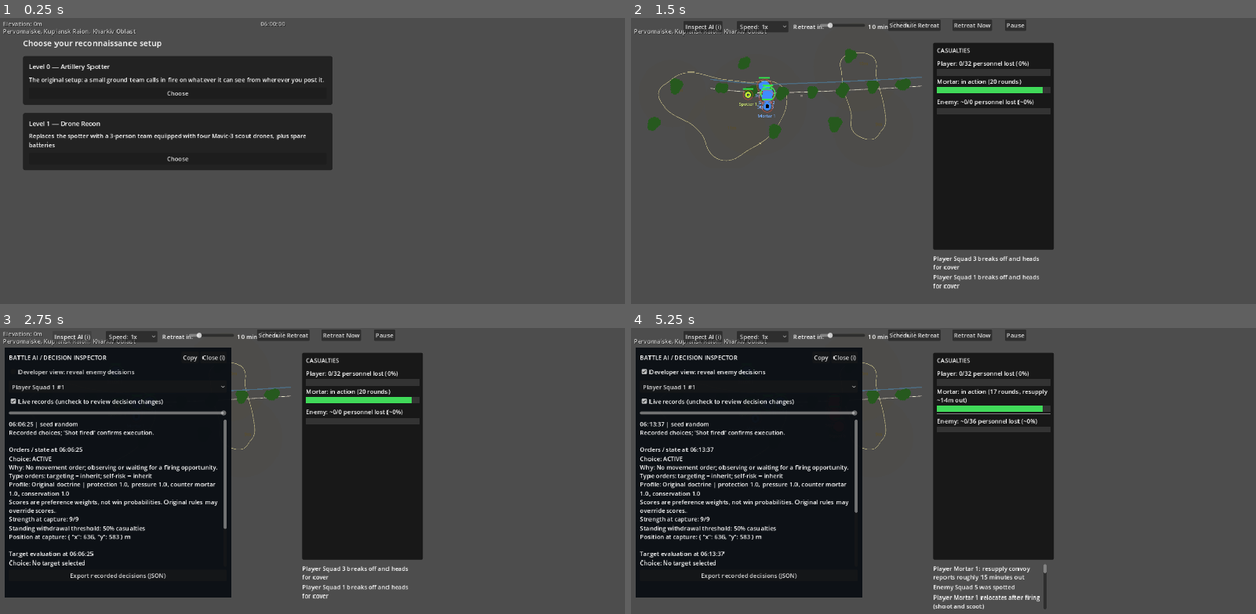
Above: before the commit, frames 1-4 (two rows, left to right).
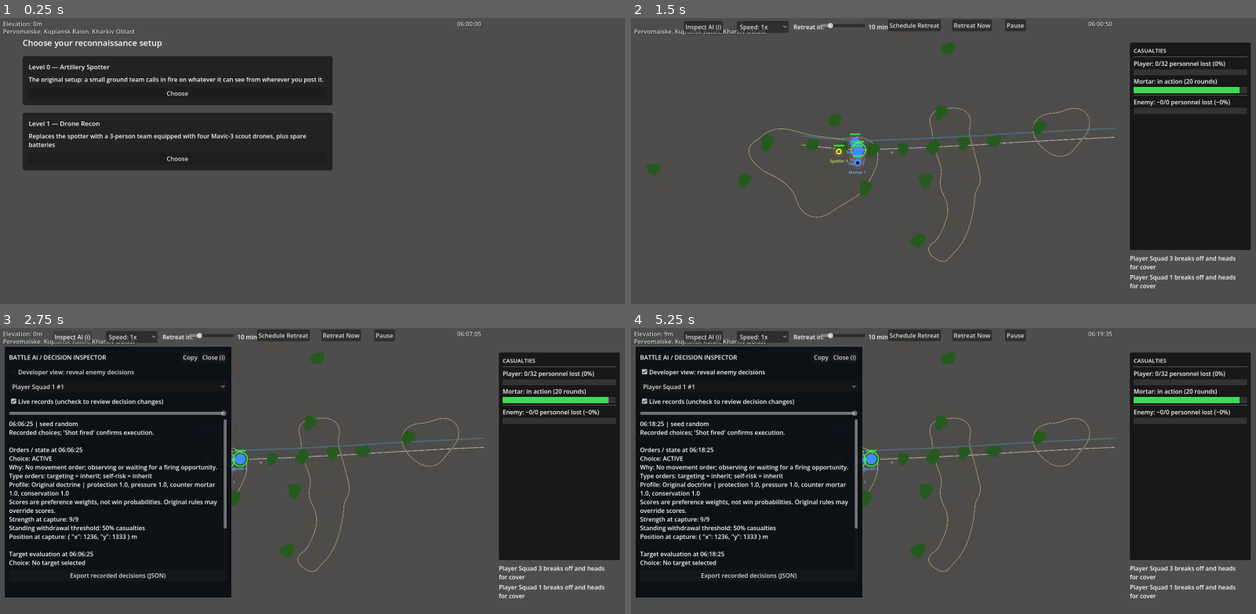
Above: after the commit, the same moments.

Repository: verybadcat/Drones
Game: Godot game, scene res://scenes/Main.tscn
The game is run twice, just before and just after one commit, with the same random seed, the same clock (stepped at 60 frames per second) and the same inputs.
Inputs (mouse positions are in pixels of both pictures, inside the frame that each line leads up to):
- Up to frame 1 (0.25 s): no input
- Up to frame 2 (1.5 s): click "Choose" at 0.5 s; click "Start Battle" at 1.25 s
- Up to frame 3 (2.75 s): click "Inspect AI (i)" at 2 s
- Up to frame 4 (5.25 s): click "Copy" at 2.75 s; click "Developer view: reveal enemy …" at 3.5 s; click "Player Squad 1 #1" at 4.25 s; tap Enter at 5 s; move the mouse to (1081, 456) at 5.02 s; hold D from 5.03 s (still down); tap I at 5.1 s; click (1081, 456) at 5.17 s

The runs differ from the first frame. In frame 1, 1.5% of the frame differs, in the area x 0-78%, y 1-51%; in frame 2, 32%; in frame 3, 33%; in frame 4, 34%, in the area x 0-100%, y 1-99%.

Commit message:
Widen Pervomaiske back to the game's standard 5000x3500m battlefield
The screenshot picked a place, an attack axis, and the canal-parallel-
to-road detail — never a scale. Restoring the map's dimensions to the
same 5000m x 3500m x 1500m-flank footprint every prior map (including
the original fictional one, before Moshchun) used, so the window fills
exactly as it did before.

Every position is translated by a constant offset rather than scaled,
so the hamlet keeps its old 30%/50% relative placement while the real,
source-derived local geometry (canal's 120m offset from the road,
building footprints) comes through unchanged rather than stretched.
Road, canal, and the hill/forest set extend into the newly visible
ground with more of the same countryside, giving the attacker more
approach distance to cross.

Co-Authored-By: Claude Sonnet 5 <noreply@anthropic.com>

Diff:
--- a/scripts/game_config.gd
+++ b/scripts/game_config.gd
@@ -60,6 +60,19 @@
 ## gently-rolling approximation from that and the visibly flat-to-gently-
 ## undulating farmland in the source imagery, not a survey.
 ##
+## The screenshot fixed the defended position, the attack's axis (due
+## east along the main road), and one specific real detail — the canal
+## running parallel to the road rather than perpendicular to it — but was
+## never meant to fix the map's own overall scale: it picked a REGION, not
+## a bounding box for the whole battle. So this map uses the same 5000m x
+## 3500m core (1500m west flank) every prior map here has used, rather
+## than a smaller footprint sized to just what the screenshot itself
+## showed — the extra ground beyond the screenshot's own frame is authored
+## as more of the same open, gently-rolling Kupiansk Raion farmland the
+## sourced imagery already established, not a new kind of terrain, and the
+## hamlet itself sits at the same 30%-across/50%-down position within the
+## frame that it always has.
+##
 ## The real attack direction here is simply due EAST — no rotation needed
 ## at all (screen-right already means real east, matching every other
 ## piece of this game's own east-attacker/west-defender convention), so
@@ -69,106 +82,136 @@
 	"location_subtitle": "Kupiansk Raion, Kharkiv Oblast",
 	"compass_north_screen_direction": Vector2(0.0, -1.0),
 
-	# Real place, real orientation, but genuinely a much smaller, more
-	# local engagement than Moshchun's (a rural crossroads hamlet, not a
-	# river-crossing battle for a approach to a capital) — the map's own
-	# real-world size is data specifically so a case like this doesn't
-	# have to awkwardly inherit a battlefield-sized footprint it doesn't
-	# need. Kept the same rough 3:2 aspect ratio as before, at roughly 60%
-	# linear scale.
-	"width_m": 3000.0,
-	"height_m": 2000.0,
-	"west_flank_width_m": 900.0,
-
-	"village_center": Vector2(900.0, 1000.0) * PIXELS_PER_METER,
+	# Matches this game's standard battlefield footprint — same as
+	# Moshchun and the original fictional map before it — rather than a
+	# size derived from the screenshot itself; see this dictionary's own
+	# doc comment above.
+	"width_m": 5000.0,
+	"height_m": 3500.0,
+	"west_flank_width_m": 1500.0,
+
+	"village_center": Vector2(1500.0, 1750.0) * PIXELS_PER_METER,
 
 	## Gently rolling farmland, not Moshchun's real ridgelines — see this
 	## dictionary's own doc comment for the regional elevation sourcing.
+	## The first five sit near the hamlet/road, exactly where the source
+	## imagery placed them; the rest fill the wider frame the screenshot
+	## itself didn't show (see the doc comment above).
 	"hills": [
-		{"center_m": Vector2(750.0, 1150.0), "radius_m": 480.0, "height_m": 12.0, "warp_harmonics": [
+		{"center_m": Vector2(1350.0, 1900.0), "radius_m": 480.0, "height_m": 12.0, "warp_harmonics": [
 			{"frequency": 2, "amplitude": 0.15, "phase": 0.5}, {"frequency": 3, "amplitude": 0.1, "phase": 2.0},
 		]}, # gentle rise around the hamlet
-		{"center_m": Vector2(2100.0, 650.0), "radius_m": 420.0, "height_m": 10.0, "warp_harmonics": [
+		{"center_m": Vector2(2700.0, 1400.0), "radius_m": 420.0, "height_m": 10.0, "warp_harmonics": [
 			{"frequency": 3, "amplitude": 0.14, "phase": 1.6}, {"frequency": 2, "amplitude": 0.12, "phase": 2.8},
 		]}, # rise on the attacker's approach, north side
-		{"center_m": Vector2(2300.0, 1450.0), "radius_m": 380.0, "height_m": 9.0, "warp_harmonics": [
+		{"center_m": Vector2(2900.0, 2200.0), "radius_m": 380.0, "height_m": 9.0, "warp_harmonics": [
 			{"frequency": 2, "amplitude": 0.16, "phase": 2.3}, {"frequency": 4, "amplitude": 0.08, "phase": 0.6},
 		]}, # rise south of the road, attacker side
-		{"center_m": Vector2(350.0, 1500.0), "radius_m": 380.0, "height_m": 11.0, "warp_harmonics": [
+		{"center_m": Vector2(950.0, 2250.0), "radius_m": 380.0, "height_m": 11.0, "warp_harmonics": [
 			{"frequency": 3, "amplitude": 0.15, "phase": 0.9}, {"frequency": 2, "amplitude": 0.11, "phase": 3.0},
 		]}, # rear rise, defender side
-		{"center_m": Vector2(-350.0, 1000.0), "radius_m": 320.0, "height_m": 10.0, "warp_harmonics": [
+		{"center_m": Vector2(250.0, 1750.0), "radius_m": 320.0, "height_m": 10.0, "warp_harmonics": [
 			{"frequency": 2, "amplitude": 0.14, "phase": 1.2}, {"frequency": 3, "amplitude": 0.1, "phase": 2.5},
-		]}, # west flank, gentle rise
+		]}, # well west of the hamlet, gentle rise
+		{"center_m": Vector2(4200.0, 1500.0), "radius_m": 450.0, "height_m": 13.0, "warp_harmonics": [
+			{"frequency": 2, "amplitude": 0.13, "phase": 0.8}, {"frequency": 3, "amplitude": 0.11, "phase": 1.9},
+		]}, # distant rise on the attacker's approach, far east — newly visible ground
+		{"center_m": Vector2(2600.0, 3100.0), "radius_m": 400.0, "height_m": 10.0, "warp_harmonics": [
+			{"frequency": 3, "amplitude": 0.15, "phase": 2.6}, {"frequency": 2, "amplitude": 0.1, "phase": 1.0},
+		]}, # southern farmland rise — newly visible ground
+		{"center_m": Vector2(2000.0, 300.0), "radius_m": 380.0, "height_m": 9.0, "warp_harmonics": [
+			{"frequency": 2, "amplitude": 0.14, "phase": 1.4}, {"frequency": 3, "amplitude": 0.12, "phase": 3.0},
+		]}, # northern farmland rise — newly visible ground
+		{"center_m": Vector2(-1100.0, 2300.0), "radius_m": 340.0, "height_m": 9.0, "warp_harmonics": [
+			{"frequency": 2, "amplitude": 0.15, "phase": 2.1}, {"frequency": 3, "amplitude": 0.09, "phase": 0.5},
+		]}, # deeper west-flank rise, rear area
 	],
 
 	# The hamlet itself: a genuinely small, compact cluster (not Moshchun's
 	# elongated riverside ribbon — this is a rural crossroads settlement,
 	# not a river-side one), plus one small outlying farmstead further
 	# along the road, matching the handful of separate structures visible
-	# in the source imagery.
+	# in the source imagery. Sizes match the source imagery exactly —
+	# widening the map's own frame doesn't make the real buildings bigger.
 	"terrain_zones": [
-		{"rect": Rect2(840.0 * PIXELS_PER_METER, 950.0 * PIXELS_PER_METER, 120.0 * PIXELS_PER_METER, 100.0 * PIXELS_PER_METER), "type": TerrainType.BUILDING}, # Pervomaiske
-		{"rect": Rect2(1335.0 * PIXELS_PER_METER, 1015.0 * PIXELS_PER_METER, 35.0 * PIXELS_PER_METER, 30.0 * PIXELS_PER_METER), "type": TerrainType.BUILDING}, # outlying farmstead
+		{"rect": Rect2(1440.0 * PIXELS_PER_METER, 1700.0 * PIXELS_PER_METER, 120.0 * PIXELS_PER_METER, 100.0 * PIXELS_PER_METER), "type": TerrainType.BUILDING}, # Pervomaiske
+		{"rect": Rect2(1935.0 * PIXELS_PER_METER, 1765.0 * PIXELS_PER_METER, 35.0 * PIXELS_PER_METER, 30.0 * PIXELS_PER_METER), "type": TerrainType.BUILDING}, # outlying farmstead
 	],
 
 	## Sparse, small patches — thin tree-lines along the road and canal
 	## (the dark fringes visible flanking both in the source imagery),
 	## plus a few scattered field-edge copses, NOT Moshchun's big rounded
 	## forest blocks. This is open farmland, not woodland — deliberately
-	## much less tree cover overall than Moshchun's map.
+	## much less tree cover overall than Moshchun's map. The first thirteen
+	## sit exactly where the source imagery placed them relative to the
+	## hamlet; the last four fill the wider frame the screenshot itself
+	## didn't show, in the same sparse style.
 	"forest_patches": [
-		{"center_m": Vector2(2700.0, 880.0), "radius_m": 80.0, "warp_harmonics": [
+		{"center_m": Vector2(3300.0, 1630.0), "radius_m": 80.0, "warp_harmonics": [
 			{"frequency": 2, "amplitude": 0.18, "phase": 0.4}, {"frequency": 3, "amplitude": 0.1, "phase": 2.1},
 		]}, # tree line, road/canal corridor
-		{"center_m": Vector2(2300.0, 905.0), "radius_m": 75.0, "warp_harmonics": [
+		{"center_m": Vector2(2900.0, 1655.0), "radius_m": 75.0, "warp_harmonics": [
 			{"frequency": 3, "amplitude": 0.16, "phase": 1.3}, {"frequency": 2, "amplitude": 0.12, "phase": 2.9},
 		]}, # tree line, road/canal corridor
-		{"center_m": Vector2(1900.0, 955.0), "radius_m": 85.0, "warp_harmonics": [
+		{"center_m": Vector2(2500.0, 1705.0), "radius_m": 85.0, "warp_harmonics": [
 			{"frequency": 2, "amplitude": 0.17, "phase": 2.2}, {"frequency": 4, "amplitude": 0.09, "phase": 0.5},
 		]}, # tree line, road/canal corridor
-		{"center_m": Vector2(1500.0, 980.0), "radius_m": 70.0, "warp_harmonics": [
+		{"center_m": Vector2(2100.0, 1730.0), "radius_m": 70.0, "warp_harmonics": [
 			{"frequency": 3, "amplitude": 0.15, "phase": 0.8}, {"frequency": 2, "amplitude": 0.13, "phase": 2.6},
 		]}, # tree line, road/canal corridor
-		{"center_m": Vector2(1100.0, 995.0), "radius_m": 80.0, "warp_harmonics": [
+		{"center_m": Vector2(1700.0, 1745.0), "radius_m": 80.0, "warp_harmonics": [
 			{"frequency": 2, "amplitude": 0.16, "phase": 1.9}, {"frequency": 3, "amplitude": 0.11, "phase": 0.3},
 		]}, # tree line, road/canal corridor, near the hamlet
-		{"center_m": Vector2(700.0, 965.0), "radius_m": 75.0, "warp_harmonics": [
+		{"center_m": Vector2(1300.0, 1715.0), "radius_m": 75.0, "warp_harmonics": [
 			{"frequency": 3, "amplitude": 0.14, "phase": 2.7}, {"frequency": 2, "amplitude": 0.12, "phase": 0.6},
 		]}, # tree line, road/canal corridor, near the hamlet
-		{"center_m": Vector2(300.0, 925.0), "radius_m": 70.0, "warp_harmonics": [
+		{"center_m": Vector2(900.0, 1675.0), "radius_m": 70.0, "warp_harmonics": [
 			{"frequency": 2, "amplitude": 0.15, "phase": 0.2}, {"frequency": 4, "amplitude": 0.08, "phase": 2.4},
 		]}, # tree line, road/canal corridor, toward the rear
-		{"center_m": Vector2(1800.0, 1400.0), "radius_m": 90.0, "warp_harmonics": [
+		{"center_m": Vector2(2400.0, 2150.0), "radius_m": 90.0, "warp_harmonics": [
 			{"frequency": 3, "amplitude": 0.16, "phase": 1.1}, {"frequency": 2, "amplitude": 0.1, "phase": 3.0},
 		]}, # field-edge copse, attacker side
-		{"center_m": Vector2(1000.0, 1500.0), "radius_m": 85.0, "warp_harmonics": [
+		{"center_m": Vector2(1600.0, 2250.0), "radius_m": 85.0, "warp_harmonics": [
 			{"frequency": 2, "amplitude": 0.14, "phase": 2.5}, {"frequency": 3, "amplitude": 0.12, "phase": 0.7},
 		]}, # field-edge copse, south of the hamlet
-		{"center_m": Vector2(2000.0, 500.0), "radius_m": 80.0, "warp_harmonics": [
+		{"center_m": Vector2(2600.0, 1250.0), "radius_m": 80.0, "warp_harmonics": [
 			{"frequency": 3, "amplitude": 0.15, "phase": 0.3}, {"frequency": 2, "amplitude": 0.11, "phase": 2.2},
 		]}, # field-edge copse, attacker approach north
-		{"center_m": Vector2(600.0, 600.0), "radius_m": 75.0, "warp_harmonics": [
+		{"center_m": Vector2(1200.0, 1350.0), "radius_m": 75.0, "warp_harmonics": [
 			{"frequency": 2, "amplitude": 0.17, "phase": 1.7}, {"frequency": 4, "amplitude": 0.08, "phase": 3.1},
 		]}, # field-edge copse, rear north
-		{"center_m": Vector2(-300.0, 900.0), "radius_m": 90.0, "warp_harmonics": [
+		{"center_m": Vector2(300.0, 1650.0), "radius_m": 90.0, "warp_harmonics": [
 			{"frequency": 3, "amplitude": 0.14, "phase": 0.6}, {"frequency": 2, "amplitude": 0.13, "phase": 2.8},
-		]}, # west flank copse
-		{"center_m": Vector2(-600.0, 1400.0), "radius_m": 80.0, "warp_harmonics": [
+		]}, # field copse west of the hamlet
+		{"center_m": Vector2(0.0, 2150.0), "radius_m": 80.0, "warp_harmonics": [
 			{"frequency": 2, "amplitude": 0.16, "phase": 2.0}, {"frequency": 3, "amplitude": 0.1, "phase": 0.4},
-		]}, # west flank copse, south
+		]}, # field copse southwest of the hamlet, near the flank boundary
+		{"center_m": Vector2(3900.0, 1450.0), "radius_m": 80.0, "warp_harmonics": [
+			{"frequency": 2, "amplitude": 0.13, "phase": 1.5}, {"frequency": 3, "amplitude": 0.09, "phase": 0.2},
+		]}, # tree line, far east approach — newly visible ground
+		{"center_m": Vector2(2300.0, 2950.0), "radius_m": 85.0, "warp_harmonics": [
+			{"frequency": 3, "amplitude": 0.14, "phase": 2.9}, {"frequency": 2, "amplitude": 0.1, "phase": 1.1},
+		]}, # field-edge copse, newly visible southern farmland
+		{"center_m": Vector2(2700.0, 400.0), "radius_m": 80.0, "warp_harmonics": [
+			{"frequency": 2, "amplitude": 0.15, "phase": 0.6}, {"frequency": 3, "amplitude": 0.11, "phase": 2.3},
+		]}, # field-edge copse, newly visible northern farmland
+		{"center_m": Vector2(-1200.0, 2000.0), "radius_m": 75.0, "warp_harmonics": [
+			{"frequency": 3, "amplitude": 0.16, "phase": 1.8}, {"frequency": 2, "amplitude": 0.12, "phase": 0.3},
+		]}, # west flank copse, deeper rear
 	],
 
 	"road_width_m": 6.0,
 	"road_waypoints_m": [
-		Vector2(2950.0, 900.0),
-		Vector2(2500.0, 930.0),
-		Vector2(2100.0, 950.0),
-		Vector2(1700.0, 970.0),
-		Vector2(1300.0, 985.0),
-		Vector2(900.0, 1000.0), # the hamlet
-		Vector2(500.0, 970.0),
-		Vector2(150.0, 930.0),
+		Vector2(4900.0, 1580.0), # newly visible ground — extends the attacker's approach to the wider frame
+		Vector2(4200.0, 1615.0), # newly visible ground
+		Vector2(3550.0, 1650.0),
+		Vector2(3100.0, 1680.0),
+		Vector2(2700.0, 1700.0),
+		Vector2(2300.0, 1720.0),
+		Vector2(1900.0, 1735.0),
+		Vector2(1500.0, 1750.0), # the hamlet
+		Vector2(1100.0, 1720.0),
+		Vector2(750.0, 1680.0),
 	],
 
 	## The drainage canal visible in the source imagery, running roughly
@@ -179,50 +222,53 @@
 	## channels are a genuine infantry/vehicle obstacle) except at the one
 	## crossing near the hamlet, where a real culvert/crossing point is
 	## plausible. Narrower than Moshchun's river — this is a canal, not a
-	## real river.
+	## real river. A constant 120m south of the road throughout (matching
+	## the source imagery), including along the two new far-east legs.
 	"river": {
 		"width_m": 15.0,
-		"crossing_point_m": Vector2(900.0, 880.0), # sits exactly on path_m below, at the hamlet's own longitude
+		"crossing_point_m": Vector2(1500.0, 1630.0), # sits exactly on path_m below, at the hamlet's own longitude
 		"crossing_gap_m": 50.0,
 		"path_m": [
-			Vector2(2950.0, 780.0),
-			Vector2(2500.0, 810.0),
-			Vector2(2100.0, 830.0),
-			Vector2(1700.0, 850.0),
-			Vector2(1300.0, 865.0),
-			Vector2(900.0, 880.0), # the crossing
-			Vector2(500.0, 850.0),
-			Vector2(150.0, 810.0),
+			Vector2(4900.0, 1460.0), # newly visible ground
+			Vector2(4200.0, 1495.0), # newly visible ground
+			Vector2(3550.0, 1530.0),
+			Vector2(3100.0, 1560.0),
+			Vector2(2700.0, 1580.0),
+			Vector2(2300.0, 1600.0),
+			Vector2(1900.0, 1615.0),
+			Vector2(1500.0, 1630.0), # the crossing
+			Vector2(1100.0, 1600.0),
+			Vector2(750.0, 1560.0),
 		],
 	},
 
 	"player": {
-		"deployment_zone": Rect2(150.0 * PIXELS_PER_METER, 100.0 * PIXELS_PER_METER, 1600.0 * PIXELS_PER_METER, 1800.0 * PIXELS_PER_METER),
-		"mortar_deployment_zone": Rect2(30.0 * PIXELS_PER_METER, 60.0 * PIXELS_PER_METER, 1350.0 * PIXELS_PER_METER, 1900.0 * PIXELS_PER_METER),
-		"spotter_deployment_zone": Rect2(30.0 * PIXELS_PER_METER, 30.0 * PIXELS_PER_METER, 2940.0 * PIXELS_PER_METER, 1940.0 * PIXELS_PER_METER),
+		"deployment_zone": Rect2(150.0 * PIXELS_PER_METER, 100.0 * PIXELS_PER_METER, 2200.0 * PIXELS_PER_METER, 3300.0 * PIXELS_PER_METER),
+		"mortar_deployment_zone": Rect2(30.0 * PIXELS_PER_METER, 60.0 * PIXELS_PER_METER, 1950.0 * PIXELS_PER_METER, 3400.0 * PIXELS_PER_METER),
+		"spotter_deployment_zone": Rect2(30.0 * PIXELS_PER_METER, 30.0 * PIXELS_PER_METER, 4940.0 * PIXELS_PER_METER, 3440.0 * PIXELS_PER_METER),
 		"default_squad_positions": [
-			Vector2(790.0, 950.0) * PIXELS_PER_METER,
-			Vector2(910.0, 1000.0) * PIXELS_PER_METER,
-			Vector2(810.0, 1080.0) * PIXELS_PER_METER,
+			Vector2(1390.0, 1700.0) * PIXELS_PER_METER,
+			Vector2(1510.0, 1750.0) * PIXELS_PER_METER,
+			Vector2(1410.0, 1830.0) * PIXELS_PER_METER,
 		],
 		# South of the hamlet's own building footprint and clear of the
 		# canal — a mortar can never be set up inside a building or
 		# dragged into one.
-		"mortar_default_position": Vector2(900.0, 1170.0) * PIXELS_PER_METER,
-		"spotter_default_position": Vector2(650.0, 1020.0) * PIXELS_PER_METER,
+		"mortar_default_position": Vector2(1500.0, 1920.0) * PIXELS_PER_METER,
+		"spotter_default_position": Vector2(1250.0, 1770.0) * PIXELS_PER_METER,
 	},
 
 	"enemy": {
-		"spawn_x": 2950.0 * PIXELS_PER_METER,
+		"spawn_x": 4900.0 * PIXELS_PER_METER, # matches the new easternmost road/river waypoint, same as before
 		"squad_spread_min_offset_m": -260.0,
 		"squad_spread_max_offset_m": 260.0,
-		"mortar_rear_x_m": 2750.0,
-		"mortar_spread_min_y_m": 700.0,
-		"mortar_spread_max_y_m": 1200.0,
-		# Deep enough into the (now narrower, 900m) west flank to be a
-		# real flank, same 1/3-in-with-a-buffer proportion as before.
-		"flank_waypoint_x": -600.0 * PIXELS_PER_METER,
-		"flank_waypoint_arrival_radius": 340.0 * PIXELS_PER_METER, # must stay > ENEMY_SURROUND_STANDOFF_RADIUS (300m) — see that constant's own doc comment
+		"mortar_rear_x_m": 4700.0, # 200m behind spawn_x, same offset as before
+		"mortar_spread_min_y_m": 1450.0,
+		"mortar_spread_max_y_m": 1950.0,
+		# Deep enough into the (now 1500m) west flank to be a real flank,
+		# same 2/3-in proportion as before and as Moshchun.
+		"flank_waypoint_x": -1000.0 * PIXELS_PER_METER,
+		"flank_waypoint_arrival_radius": 350.0 * PIXELS_PER_METER, # must stay > ENEMY_SURROUND_STANDOFF_RADIUS (300m) — see that constant's own doc comment
 	},
 }
 
Not shown, changed: docs/designs/tactical-commander-doctrine.md
